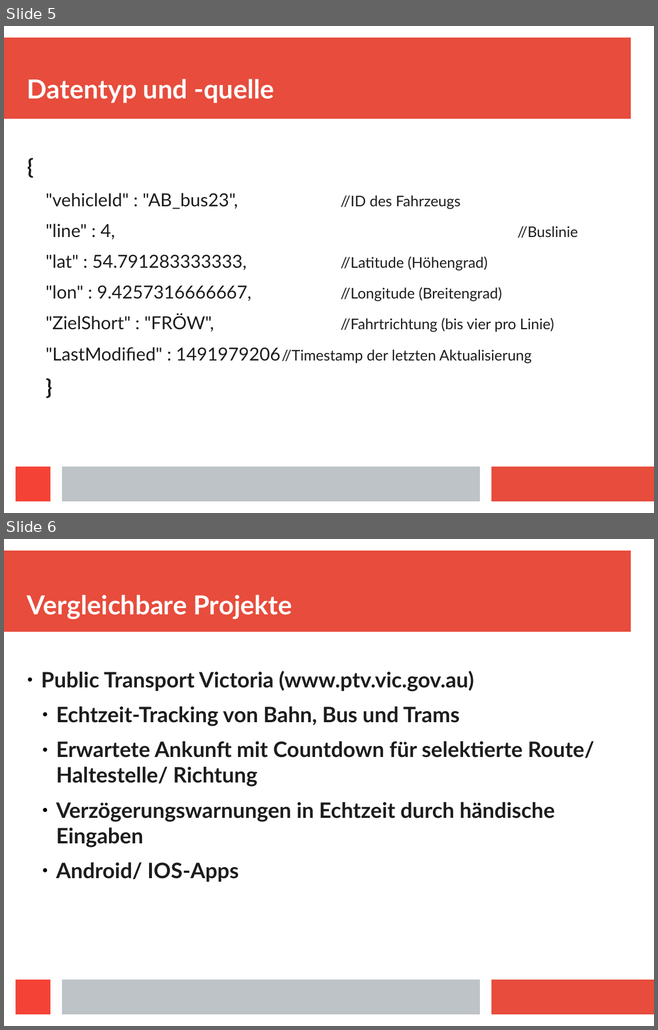
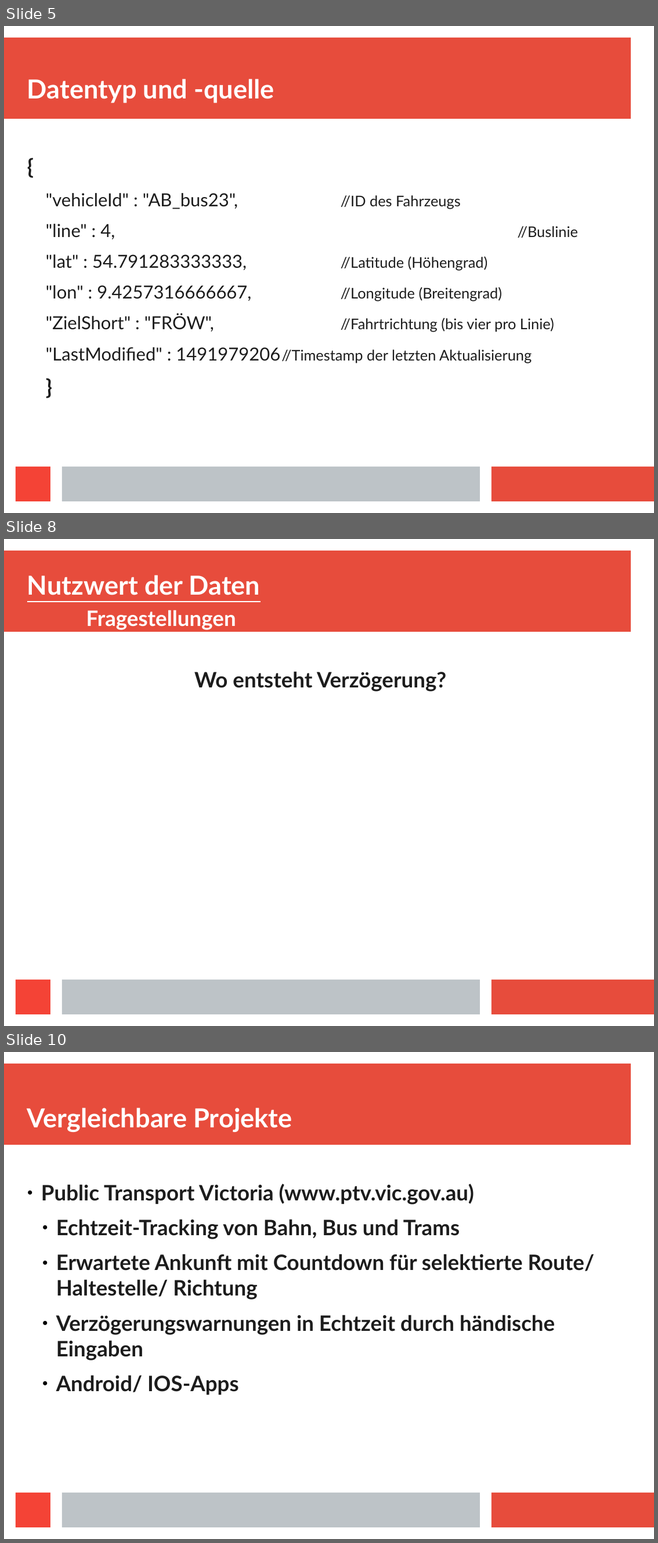
Before and after one commit to Centro1993/Busradar-Visualization, a slide deck: Presentation/Busradar-Mining.odp. Shown one above the other, each under a label of ours: slides 5 and 6 before the commit, slides 5, 8 and 10 after it; the slides between them are not shown. The pictures are 658x1030 and 658x1543 pixels, drawn with LibreOffice and Linux fonts; fonts in the diff are those of the drawing. Boxes give left, top, right and bottom in pixels: in the first picture for what was removed or moved away, otherwise in the second. Text is boxed around its words. In the diff, an @@ line names an element or a change of style, - is before the commit and + after.

```diff
--- a/Presentation/Busradar-Mining.odp
+++ b/Presentation/Busradar-Mining.odp
@@ slide 8 added at bbox=[4, 539, 654, 1026], background #FFFFFF; not listed: 4 template elements that a slide beside it also shows @@
@@ title added at bbox=[27, 575, 260, 630], 32 pt, text #FFFFFF, bold, underline @@
+Nutzwert der Daten
+Fragestellungen
@@ text added at bbox=[194, 671, 446, 692], 26 pt, text #1C1C1C, bold @@
+Wo entsteht Verzögerung?
@@ what was slide 6 is now slide 10 @@
```
Also in this commit, not shown: 5 slides changed, 16 other slides added, 9 other files.
